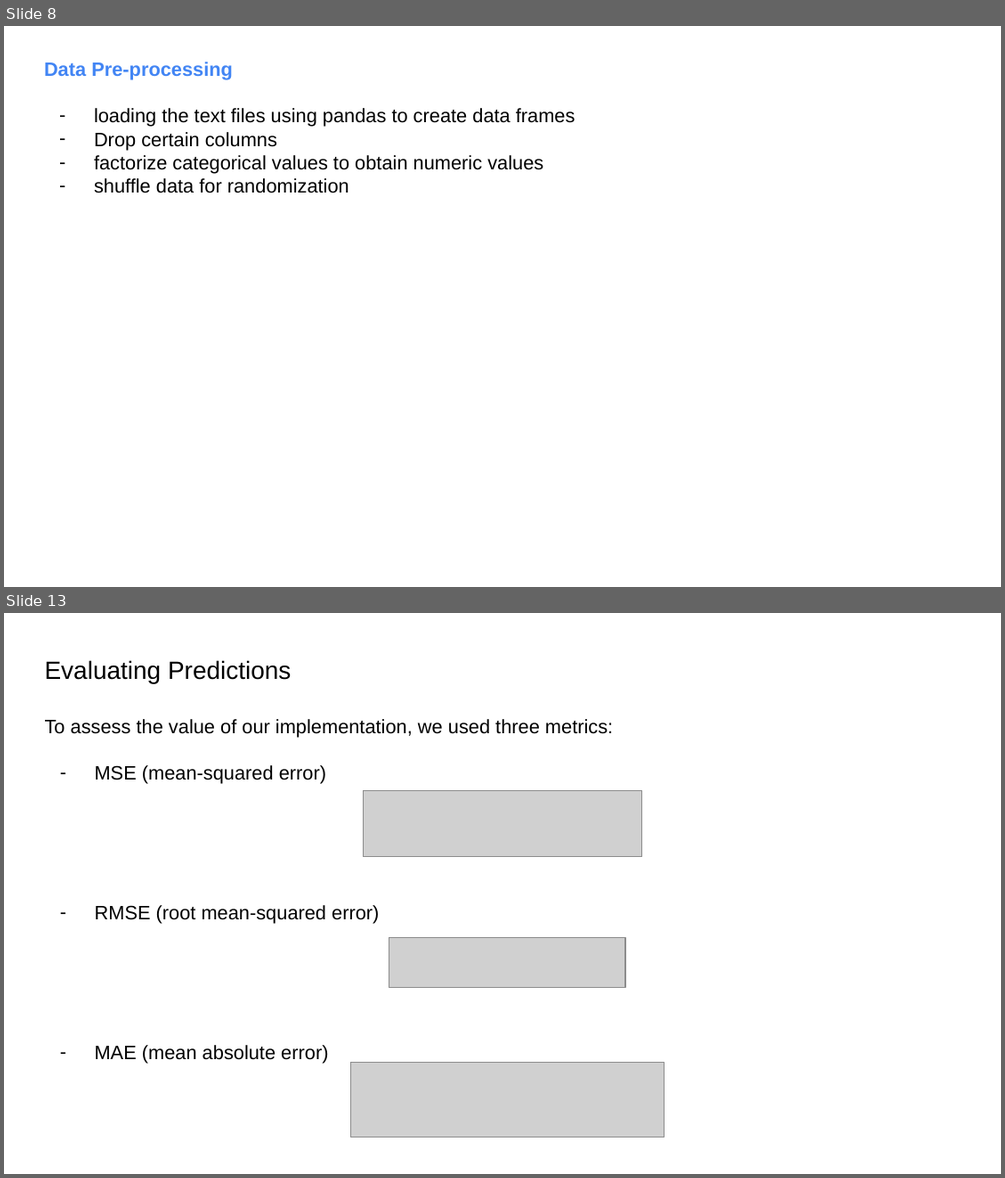
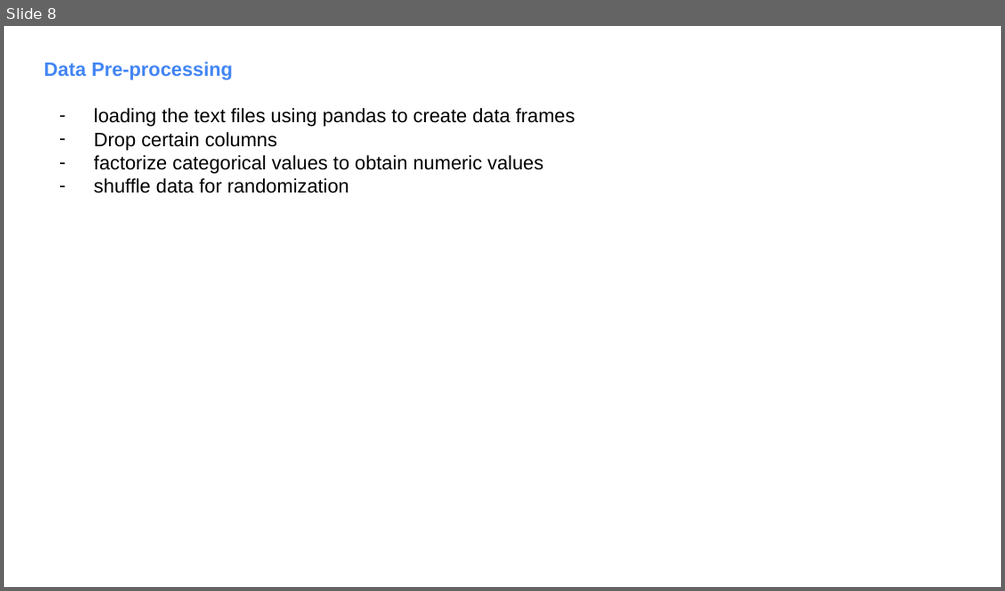
Before and after one commit to fambrogi/MachineLearning, a slide deck: ex_3/Slides_ML_3.pptx. Shown one above the other, each under a label of ours: slides 8 and 13 before the commit, slide 8 after it; the slides between them are not shown. The pictures are 1005x1178 and 1005x591 pixels, drawn with LibreOffice and Linux fonts; fonts in the diff are those of the drawing; grey boxes stand for pictures. Boxes give left, top, right and bottom in pixels: in the first picture for what was removed or moved away, otherwise in the second. Text is boxed around its words. In the diff, an @@ line names an element or a change of style, - is before the commit and + after.

```diff
--- a/ex_3/Slides_ML_3.pptx
+++ b/ex_3/Slides_ML_3.pptx
@@ slide 13 removed at box(4, 613, 1001, 1174), background #FFFFFF @@
@@ text removed at box(45, 660, 613, 1063) @@
-Evaluating Predictions
-To assess the value of our implementation, we used three metrics:
-– MSE (mean-squared error)
-– RMSE (root mean-squared error)
-– MAE (mean absolute error)
@@ picture removed at box(363, 790, 642, 857) @@
@@ picture removed at box(388, 938, 625, 988) @@
@@ picture removed at box(351, 1062, 663, 1137) @@
```
Also in this commit, not shown: 1 slide changed, 7 slides added, 4 other slides removed, 16 other files.
